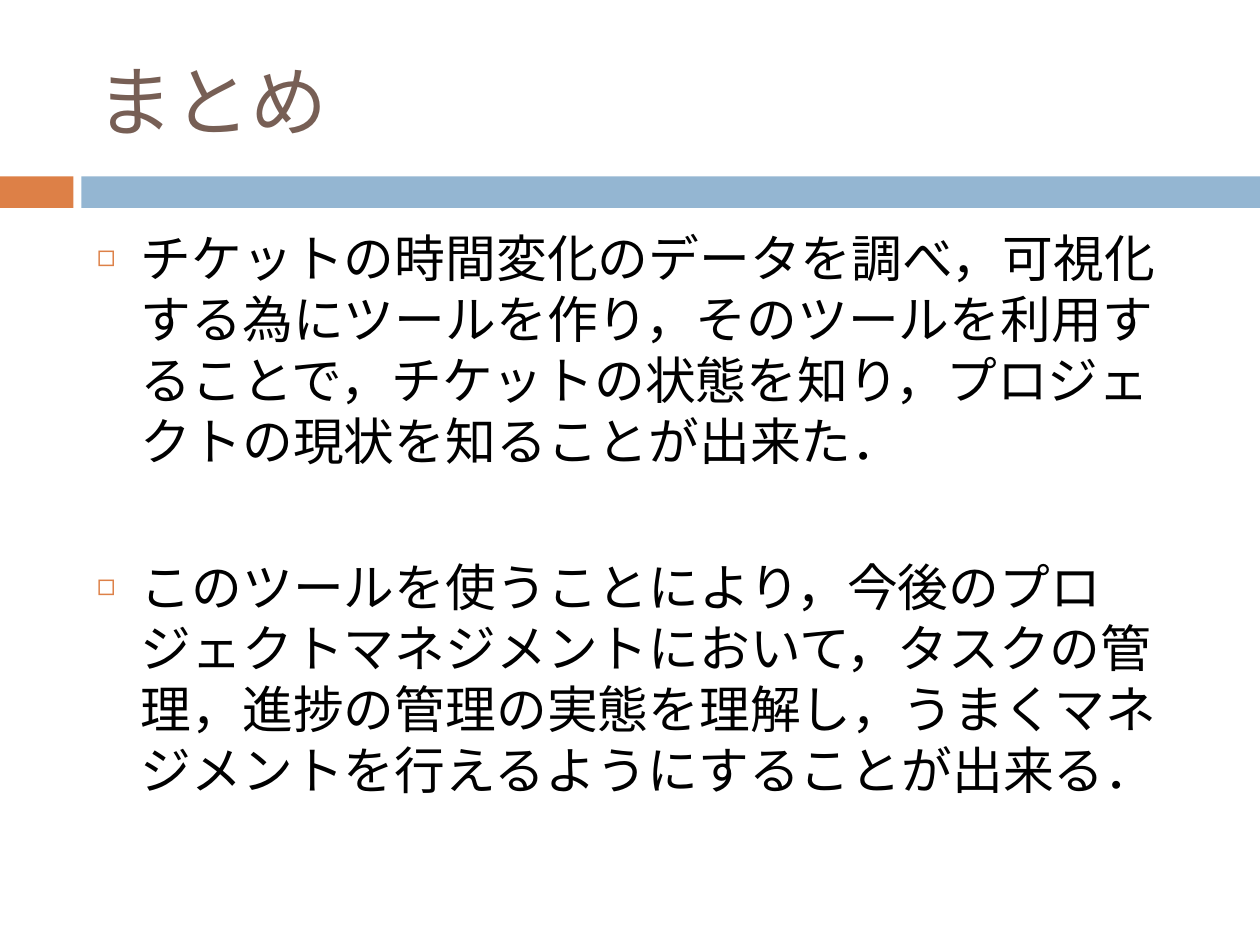
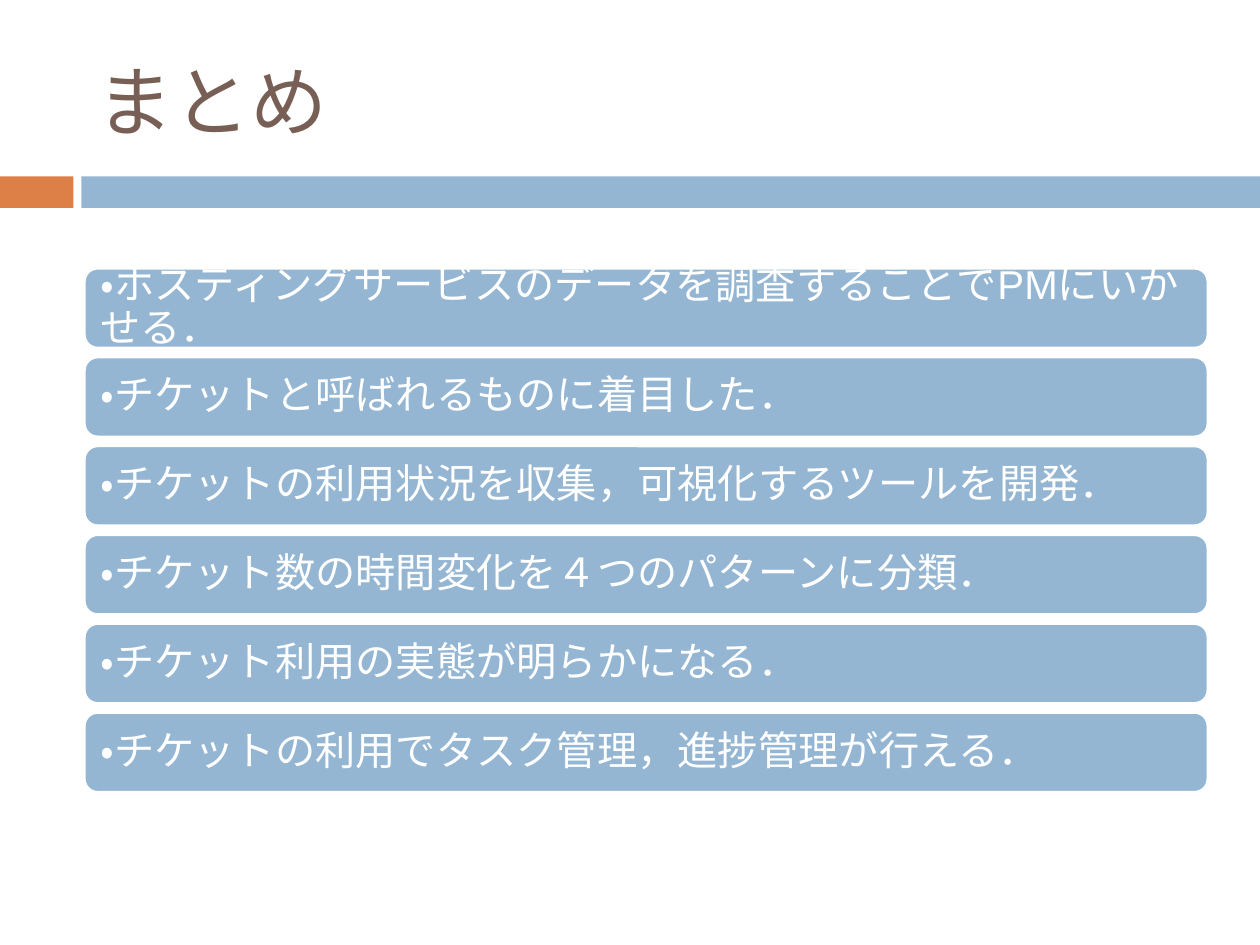
Before and after one commit to keimatsui/kadai, a slide deck: slide 22 of 卒業論文/2012/久保孝樹/最終発表/最終発表.pptx. Drawn at 1260x945 pixels with LibreOffice and Linux fonts; fonts in the diff are those of the drawing. Boxes give left, top, right and bottom in pixels: in the first picture for what was removed or moved away, otherwise in the second. Text is boxed around its words. In the diff, an @@ line names an element or a change of style, - is before the commit and + after.

```diff
--- a/卒業論文/2012/久保孝樹/最終発表/最終発表.pptx
+++ b/卒業論文/2012/久保孝樹/最終発表/最終発表.pptx
@@ text removed at bbox=[141, 234, 1156, 794] @@
-◻ チケットの時間変化のデータを調べ，可視化する為にツールを作り，そのツールを利用することで，チケットの状態を知り，プロジェクトの現状を知ることが出来た．
-◻ このツールを使うことにより，今後のプロジェクトマネジメントにおいて，タスクの管理，進捗の管理の実態を理解し，うまくマネジメントを行えるようにすることが出来る．
@@ group added at bbox=[84, 258, 1208, 791]: 6 rounded rectangles, 6 texts @@
+・ホスティングサービスのデータを調査することでPMにいかせる．
+・チケットと呼ばれるものに着目した．
+・チケットの利用状況を収集，可視化するツールを開発．
+・チケット数の時間変化を４つのパターンに分類．
+・チケット利用の実態が明らかになる．
+・チケットの利用でタスク管理，進捗管理が行える．
```
Also in this commit, not shown: 9 other slides changed.
